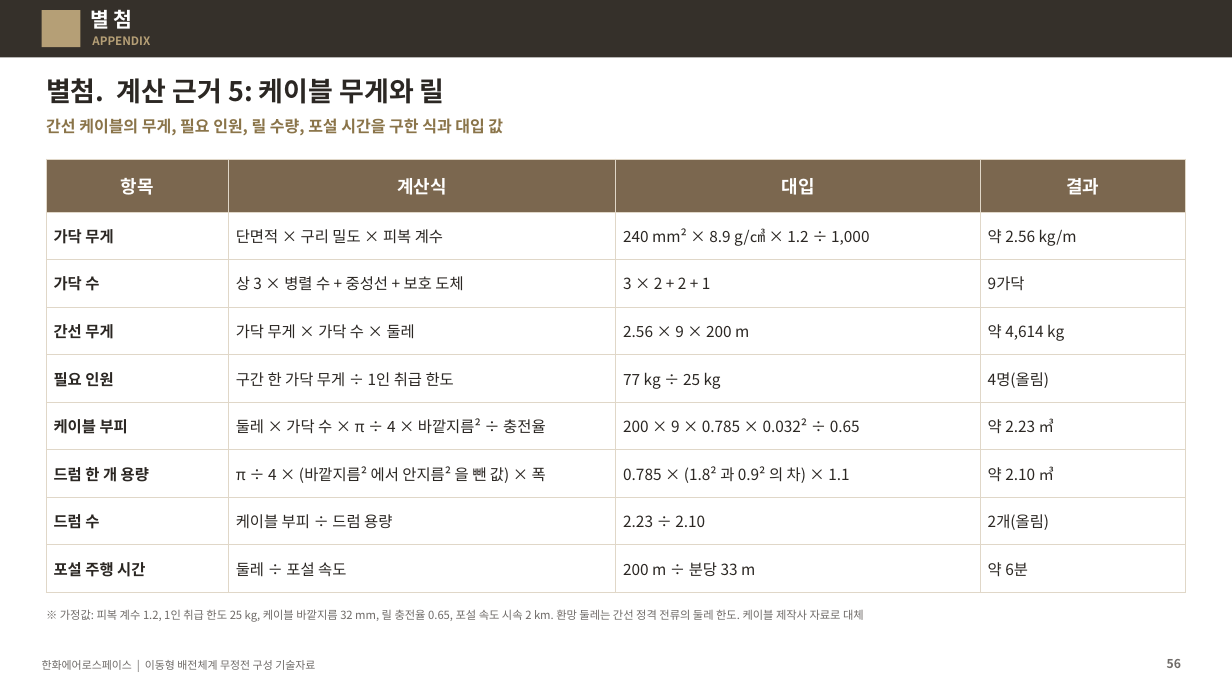
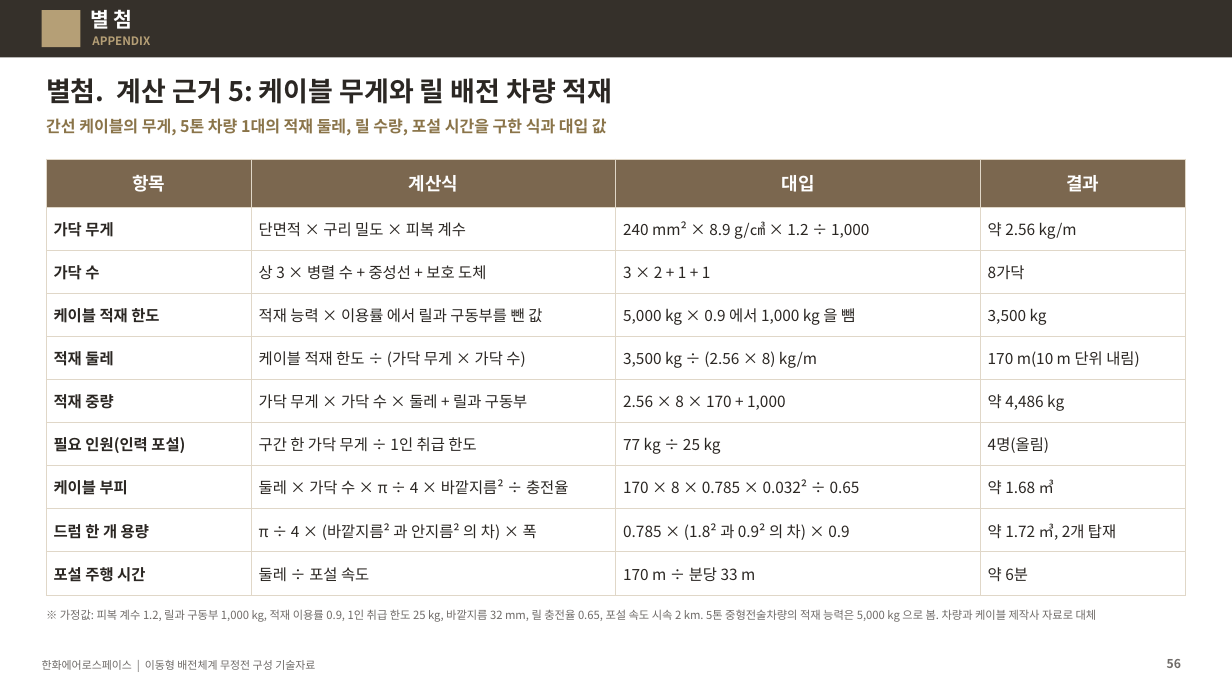
Before and after one commit to byunjd112-hue/headroom, a slide deck: slide 56 of mobile_ems/docs/out/IFPS_이동형배전체계_무정전구성_기술자료_Rev72.pptx. Drawn at 1232x693 pixels with LibreOffice and Linux fonts; fonts in the diff are those of the drawing. Boxes give left, top, right and bottom in pixels: in the first picture for what was removed or moved away, otherwise in the second. Text is boxed around its words. In the diff, an @@ line names an element or a change of style, - is before the commit and + after.

```diff
--- a/mobile_ems/docs/out/IFPS_이동형배전체계_무정전구성_기술자료_Rev72.pptx
+++ b/mobile_ems/docs/out/IFPS_이동형배전체계_무정전구성_기술자료_Rev72.pptx
@@ title at box(46, 78, 612, 104): text changed @@
-별첨. 계산 근거 5: 케이블 무게와 릴
+별첨. 계산 근거 5: 케이블 무게와 릴 배전 차량 적재
@@ text at box(46, 118, 607, 136): text changed @@
-간선 케이블의 무게, 필요 인원, 릴 수량, 포설 시간을 구한 식과 대입 값
+간선 케이블의 무게, 5톤 차량 1대의 적재 둘레, 릴 수량, 포설 시간을 구한 식과 대입 값
@@ table at box(46, 159, 1187, 586) @@
-row 3: 가닥 수 | 상 3 × 병렬 수 + 중성선 + 보호 도체 | 3 × 2 + 2 + 1 | 9가닥
-row 4: 간선 무게 | 가닥 무게 × 가닥 수 × 둘레 | 2.56 × 9 × 200 m | 약 4,614 kg
-row 5: 필요 인원 | 구간 한 가닥 무게 ÷ 1인 취급 한도 | 77 kg ÷ 25 kg | 4명(올림)
-row 6: 케이블 부피 | 둘레 × 가닥 수 × π ÷ 4 × 바깥지름² ÷ 충전율 | 200 × 9 × 0.785 × 0.032² ÷ 0.65 | 약 2.23 ㎥
-row 7: 드럼 한 개 용량 | π ÷ 4 × (바깥지름² 에서 안지름² 을 뺀 값) × 폭 | 0.785 × (1.8² 과 0.9² 의 차) × 1.1 | 약 2.10 ㎥
-row 8: 드럼 수 | 케이블 부피 ÷ 드럼 용량 | 2.23 ÷ 2.10 | 2개(올림)
-row 9: 포설 주행 시간 | 둘레 ÷ 포설 속도 | 200 m ÷ 분당 33 m | 약 6분
+row 3: 가닥 수 | 상 3 × 병렬 수 + 중성선 + 보호 도체 | 3 × 2 + 1 + 1 | 8가닥
+row 4: 케이블 적재 한도 | 적재 능력 × 이용률 에서 릴과 구동부를 뺀 값 | 5,000 kg × 0.9 에서 1,000 kg 을 뺌 | 3,500 kg
+row 5: 적재 둘레 | 케이블 적재 한도 ÷ (가닥 무게 × 가닥 수) | 3,500 kg ÷ (2.56 × 8) kg/m | 170 m(10 m 단위 내림)
+row 6: 적재 중량 | 가닥 무게 × 가닥 수 × 둘레 + 릴과 구동부 | 2.56 × 8 × 170 + 1,000 | 약 4,486 kg
+row 7: 필요 인원(인력 포설) | 구간 한 가닥 무게 ÷ 1인 취급 한도 | 77 kg ÷ 25 kg | 4명(올림)
+row 8: 케이블 부피 | 둘레 × 가닥 수 × π ÷ 4 × 바깥지름² ÷ 충전율 | 170 × 8 × 0.785 × 0.032² ÷ 0.65 | 약 1.68 ㎥
+row 9: 드럼 한 개 용량 | π ÷ 4 × (바깥지름² 과 안지름² 의 차) × 폭 | 0.785 × (1.8² 과 0.9² 의 차) × 0.9 | 약 1.72 ㎥, 2개 탑재
+row 10: 포설 주행 시간 | 둘레 ÷ 포설 속도 | 170 m ÷ 분당 33 m | 약 6분
@@ text at box(60, 609, 1097, 622): text changed @@
-※ 가정값: 피복 계수 1.2, 1인 취급 한도 25 kg, 케이블 바깥지름 32 mm, 릴 충전율 0.65, 포설 속도 시속 2 km. 환망 둘레는 간선 정격 전류의 둘레 한도. 케이블 제작사 자료로 대체
+※ 가정값: 피복 계수 1.2, 릴과 구동부 1,000 kg, 적재 이용률 0.9, 1인 취급 한도 25 kg, 바깥지름 32 mm, 릴 충전율 0.65, 포설 속도 시속 2 km. 5톤 중형전술차량의 적재 능력은 5,000 kg 으로 봄. 차량과 케이블 제작사 자료로 대체
```
Also in this commit, not shown: 4 other slides changed, 4 other files.
